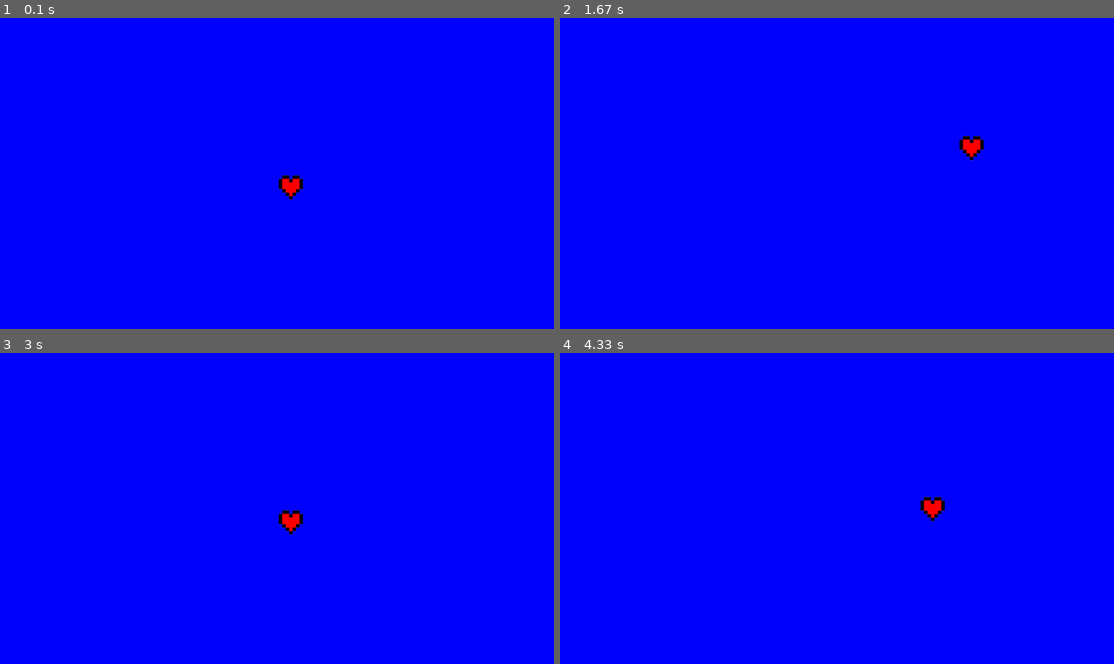
Above: before the commit, frames 1-4 (two rows, left to right).
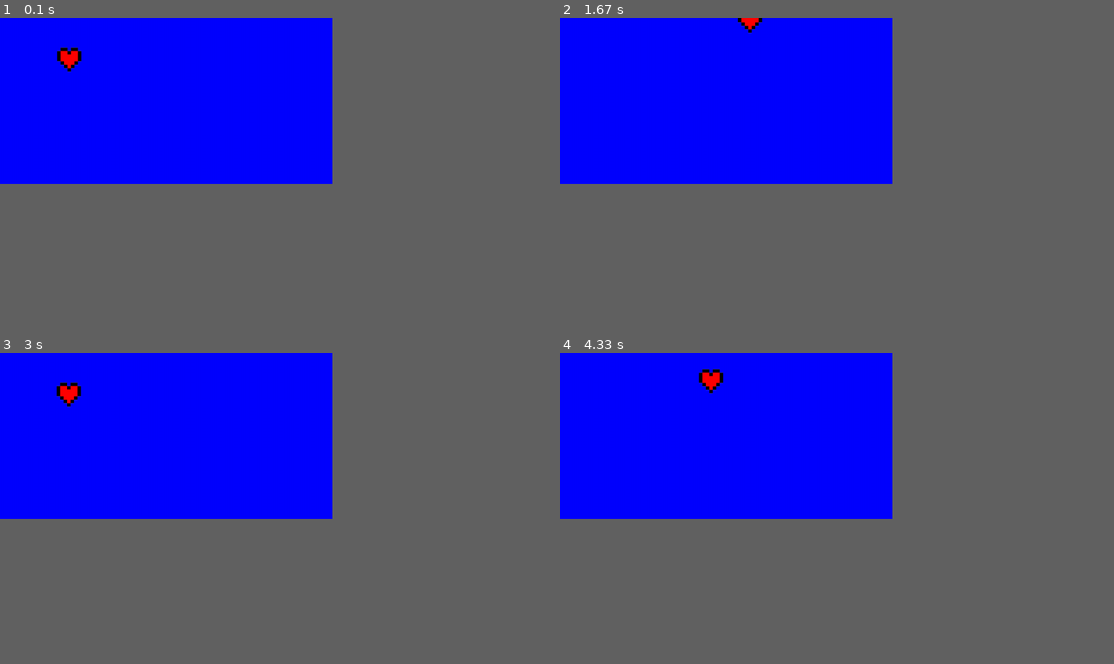
Above: after the commit, the same moments.

Repository: justacoder30/PyGameTest
Game: pygame game, started from main.py
Two runs of this game, one before a commit and one after it. Both use one fixed random seed, a clock stepped at 60 frames per second and the inputs below.
Inputs:
- Up to frame 1 (0.1 s): no input
- Up to frame 2 (1.67 s): hold D 0.33-0.8 s; hold W 0.83-1.13 s; hold D 1.17-1.63 s
- Up to frame 3 (3 s): hold A 1.67-2.2 s; hold S 2.23-2.53 s; hold A 2.57-2.97 s
- Up to frame 4 (4.33 s): hold W 3-3.37 s; hold D 3.4-4.03 s; hold S from 4.07 s (still down)
In our replay, the window is 900x506 before the commit and 540x270 after it. These sizes can differ from the game's own. Grey fills any space a smaller window leaves; there, only what the larger window draws over its background counts as a difference.

The runs differ from the first frame. In frame 1, 0.5% of the frame differs, in the area x 10-55%, y 9-59%; in frame 2, 0.4%; in frame 3, 0.5%; in frame 4, 0.5%.

Commit message:
Updated scale

Diff:
--- a/Game.py
+++ b/Game.py
@@ -8,16 +8,15 @@
         pygame.init()
         WIDTH, HEIGHT = (256, 128)
         flags = pygame.SCALED
-        flags |= pygame.RESIZABLE  # optional
-        self.screen = pygame.display.set_mode((1280, 720))
+        self.screen = pygame.display.set_mode((WIDTH, HEIGHT), pygame.FULLSCREEN | pygame.SCALED)
 
 
         # # choose the initial scale factor for the window
-        # initial_scale_factor = 3  # <-- adjustable
-        # window = sdl2.Window.from_display_module()
-        # window.size = (WIDTH * initial_scale_factor, HEIGHT * initial_scale_factor)
-        # window.position = sdl2.WINDOWPOS_CENTERED
-        # window.show()
+        initial_scale_factor = 3  # <-- adjustable
+        window = sdl2.Window.from_display_module()
+        window.size = (WIDTH * initial_scale_factor, HEIGHT * initial_scale_factor)
+        window.position = sdl2.WINDOWPOS_CENTERED
+        window.show()
 
         # # bonus: specify the color of the out-of-bounds area in RESIZABLE mode (it's black by default)
         # OUTER_FILL_COLOR = "plum4"
--- /dev/null
+++ b/test.py
@@ -0,0 +1,39 @@
+import pygame
+import pygame._sdl2 as sdl2
+
+pygame.init()
+
+WIDTH, HEIGHT = (256, 128)
+flags = pygame.SCALED
+
+# create the display in "hidden" mode, because it isn't properly sized yet
+screen = pygame.display.set_mode((WIDTH, HEIGHT), pygame.SCALED)
+
+# choose the initial scale factor for the window
+initial_scale_factor = 4  # <-- adjustable
+window = sdl2.Window.from_display_module()
+window.size = (WIDTH * initial_scale_factor, HEIGHT * initial_scale_factor)
+window.position = sdl2.WINDOWPOS_CENTERED
+window.show()
+
+# bonus: specify the color of the out-of-bounds area in RESIZABLE mode (it's black by default)
+# OUTER_FILL_COLOR = "plum4"
+# renderer = sdl2.Renderer.from_window(window)
+# renderer.draw_color = pygame.Color(OUTER_FILL_COLOR)
+
+clock = pygame.time.Clock()
+
+while True:
+    for e in pygame.event.get():
+        if e.type == pygame.QUIT:
+            raise SystemExit
+    # screen = pygame.display.get_surface()
+    screen.fill("black")
+
+    t = pygame.time.get_ticks() / 1000
+    pygame.draw.circle(screen, "gray40", ((30 * t) % WIDTH, (20 * t) % HEIGHT), 16)
+    pygame.draw.circle(screen, "gray50", ((-20 * t) % WIDTH, (30 * t) % HEIGHT), 24)
+    pygame.draw.circle(screen, "gray60", ((100 + 50 * t) % WIDTH, (30 - 10 * t) % HEIGHT), 32)
+
+    pygame.display.flip()
+    clock.tick(60)
